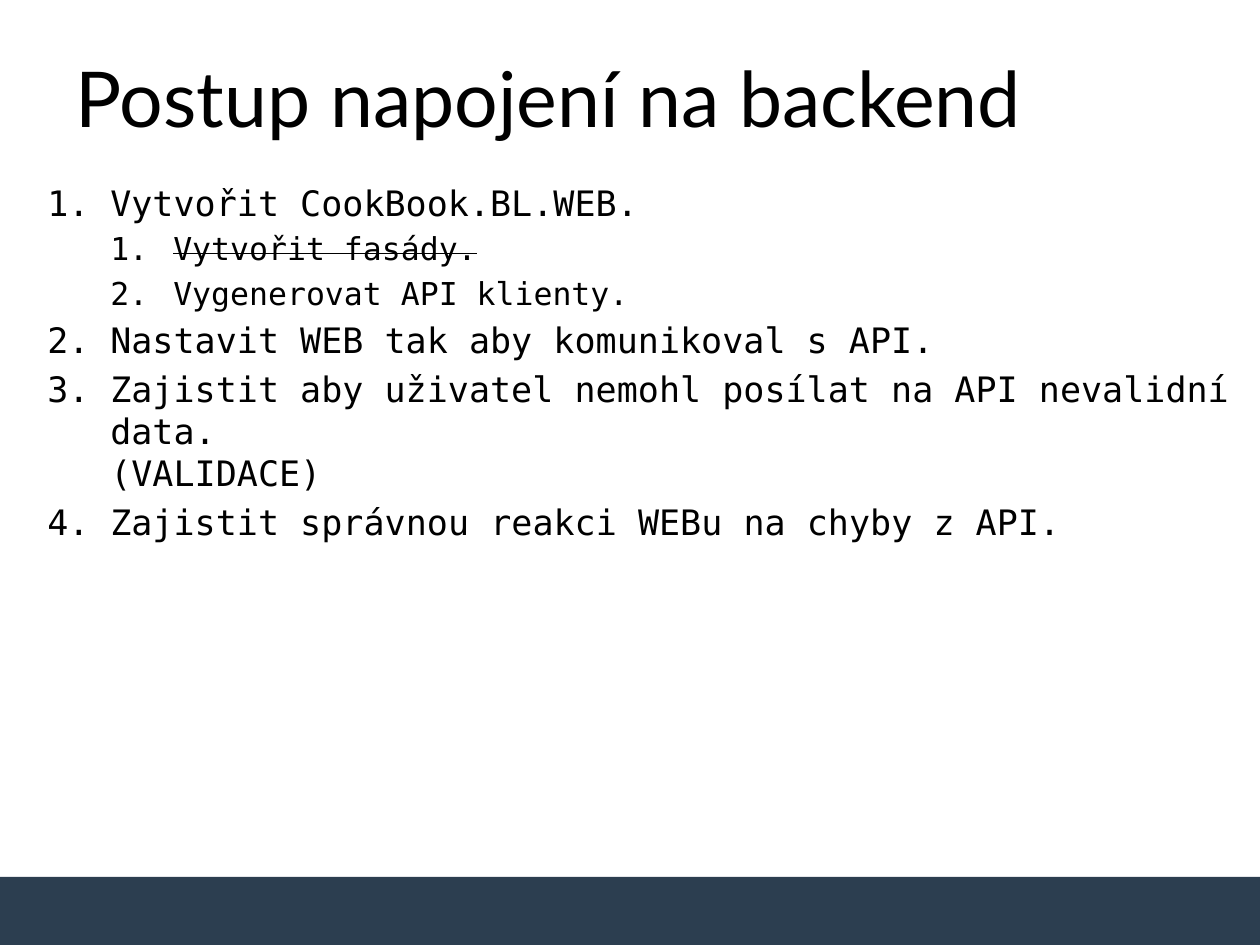
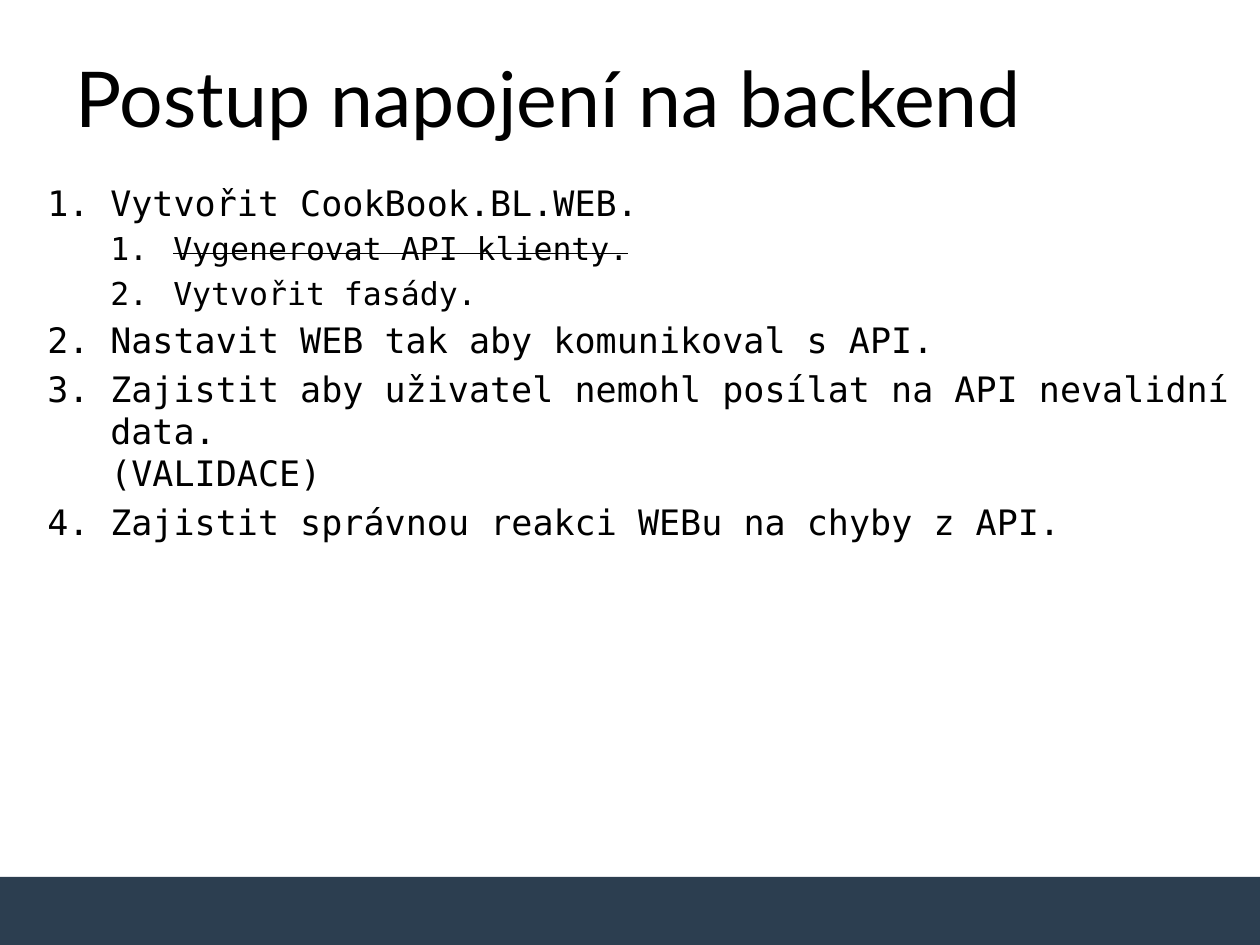
Before and after one commit to MichalTichy/Lecture-Integrating-Blazor-with-Backend, a slide deck: slide 9 of slides.pptx (slide 7 before the commit). Drawn at 1260x945 pixels with LibreOffice and Linux fonts; fonts in the diff are those of the drawing; background and template pictures are left out. Boxes give left, top, right and bottom in pixels: in the first picture for what was removed or moved away, otherwise in the second. Text is boxed around its words. In the diff, an @@ line names an element or a change of style, - is before the commit and + after.

```diff
--- a/slides.pptx
+++ b/slides.pptx
@@ text at bbox=[173, 236, 629, 267]: paragraph added @@
+  1. Vygenerovat API klienty.
@@ text at bbox=[173, 281, 629, 312]: paragraph removed @@
-  2. Vygenerovat API klienty.
@@ text at bbox=[173, 279, 477, 312]: strikethrough off in "Vytvořit fasády." @@
```
Also in this commit, not shown: 7 other slides changed, 1 slide added, 8 other files.
